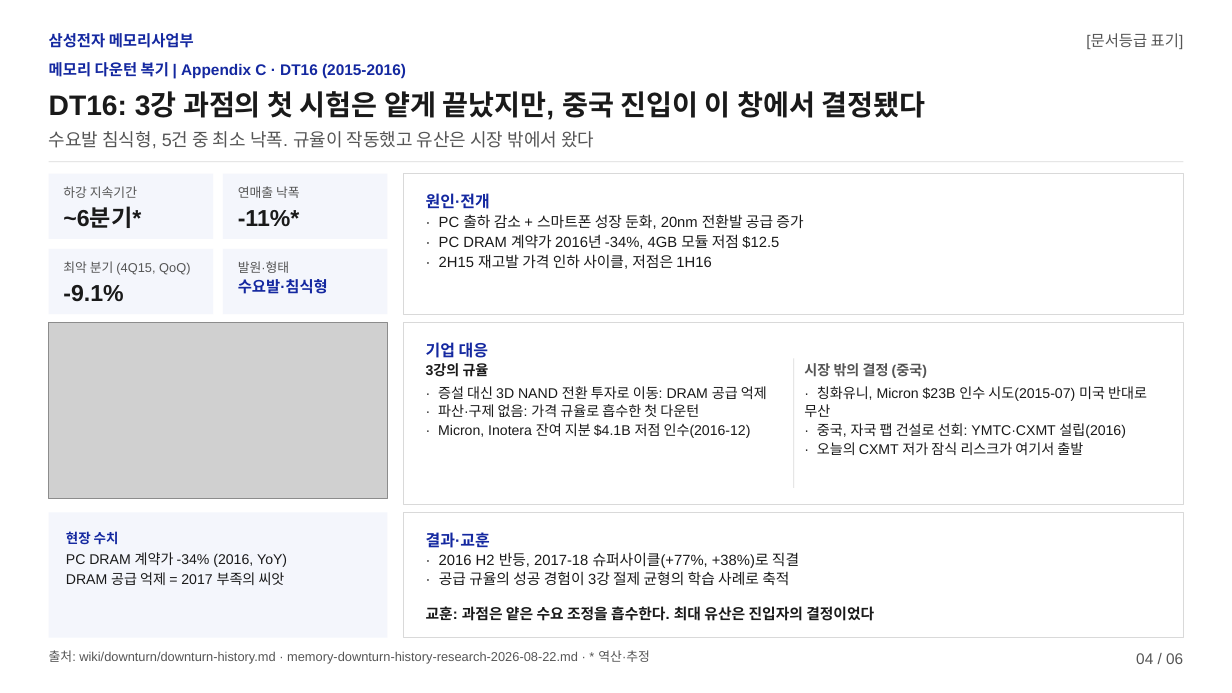
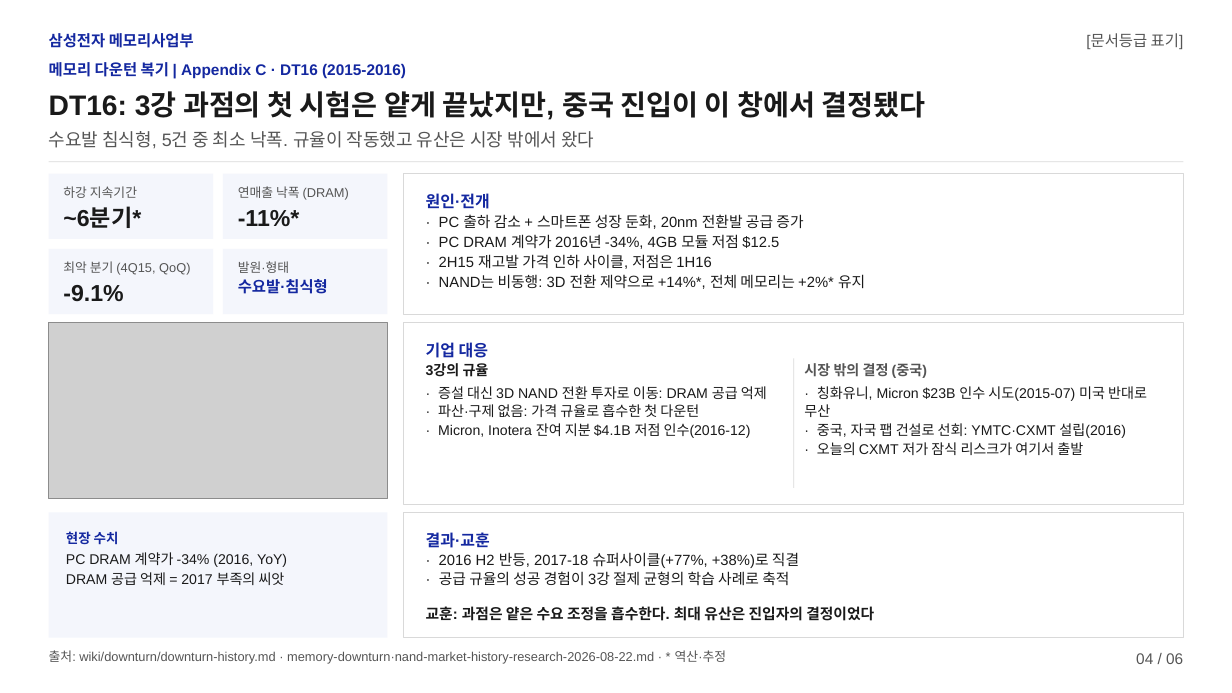
Before and after one commit to k31001/action-learning, a slide deck: slide 4 of outputs/presentation/downturn-review.pptx. Drawn at 1232x693 pixels with LibreOffice and Linux fonts; fonts in the diff are those of the drawing; grey boxes stand for pictures. Boxes give left, top, right and bottom in pixels: in the first picture for what was removed or moved away, otherwise in the second. Text is boxed around its words. In the diff, an @@ line names an element or a change of style, - is before the commit and + after.

```diff
--- a/outputs/presentation/downturn-review.pptx
+++ b/outputs/presentation/downturn-review.pptx
@@ text at <box>238,186,349,200</box>: text changed @@
-연매출 낙폭
+연매출 낙폭 (DRAM)
@@ text at <box>439,274,865,289</box>: paragraph added @@
+· NAND는 비동행: 3D 전환 제약으로 +14%*, 전체 메모리는 +2%* 유지
@@ text at <box>49,650,726,664</box>: text changed @@
-출처: wiki/downturn/downturn-history.md · memory-downturn-history-research-2026-08-22.md · * 역산·추정
+출처: wiki/downturn/downturn-history.md · memory-downturn·nand-market-history-research-2026-08-22.md · * 역산·추정
```
Also in this commit, not shown: 5 other slides changed, 16 other files.
